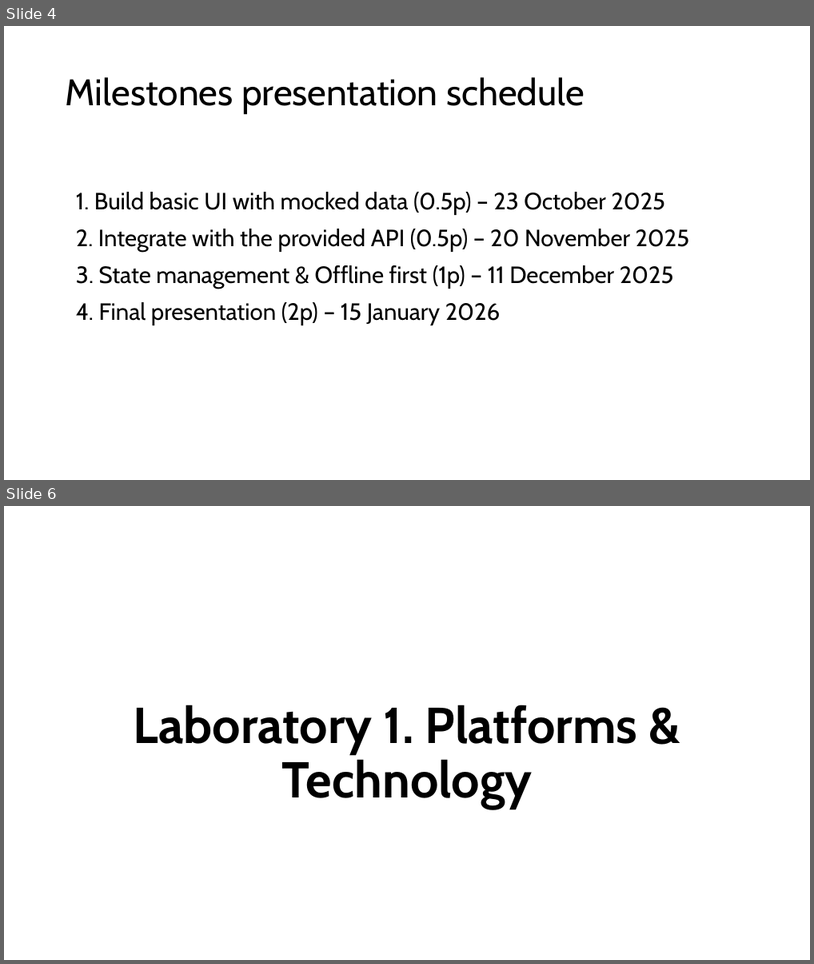
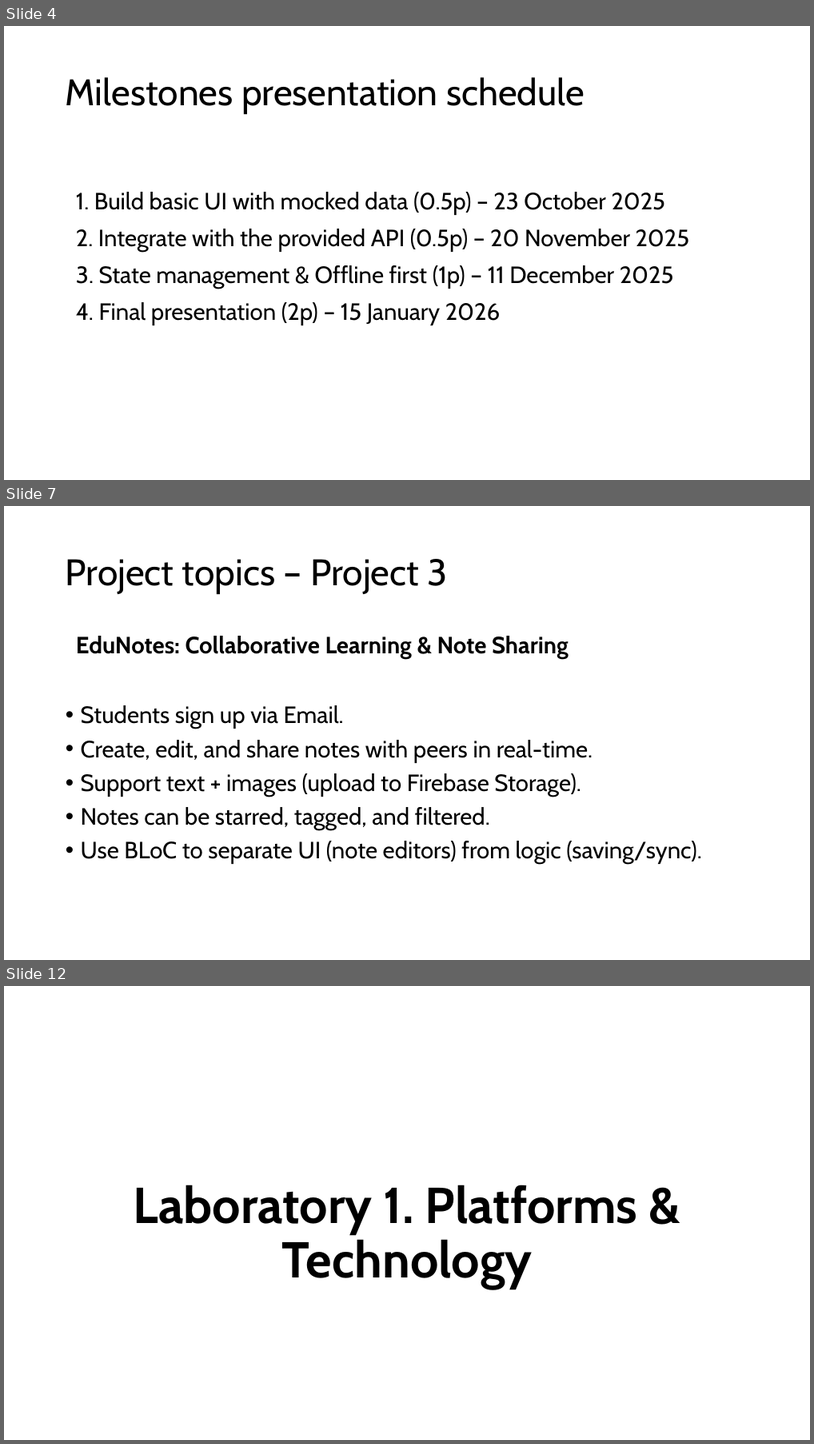
Before and after one commit to rusudinu/mobile-and-embedded-computing, a slide deck: w1/l1/Mobile-and-Embedded-Computing-Lab1.pptx. Shown one above the other, each under a label of ours: slides 4 and 6 before the commit, slides 4, 7 and 12 after it; the slides between them are not shown. The pictures are 814x964 and 814x1444 pixels, drawn with LibreOffice and Linux fonts; fonts in the diff are those of the drawing; background and template pictures are left out. Boxes give left, top, right and bottom in pixels: in the first picture for what was removed or moved away, otherwise in the second. Text is boxed around its words. In the diff, an @@ line names an element or a change of style, - is before the commit and + after.

```diff
--- a/w1/l1/Mobile-and-Embedded-Computing-Lab1.pptx
+++ b/w1/l1/Mobile-and-Embedded-Computing-Lab1.pptx
@@ slide 7 added at [4,506,810,960], background #FFFFFF @@
@@ title added at [66,559,447,594], 44 pt, text #000000 @@
+Project topics – Project 3
@@ text added at [76,636,702,864], 28 pt, text #000000 @@
+EduNotes: Collaborative Learning & Note Sharing
+• Students sign up via Email.
+• Create, edit, and share notes with peers in real-time.
+• Support text + images (upload to Firebase Storage).
+• Notes can be starred, tagged, and filtered.
+• Use BLoC to separate UI (note editors) from logic (saving/sync).
@@ what was slide 6 is now slide 12 @@
```
Also in this commit, not shown: 2 slides changed, 5 other slides added.
